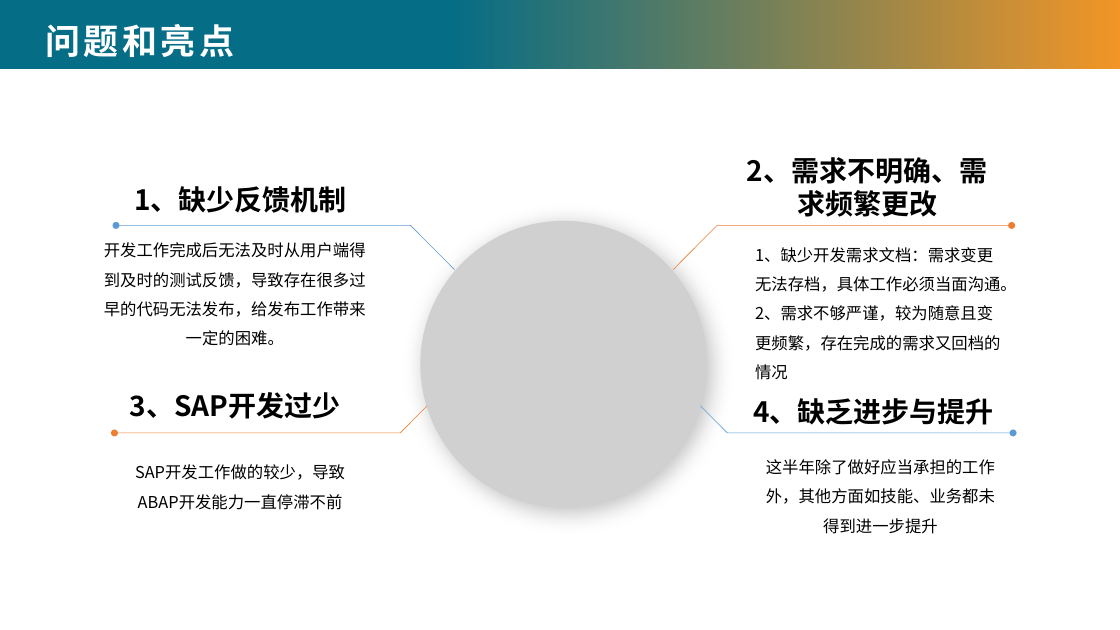
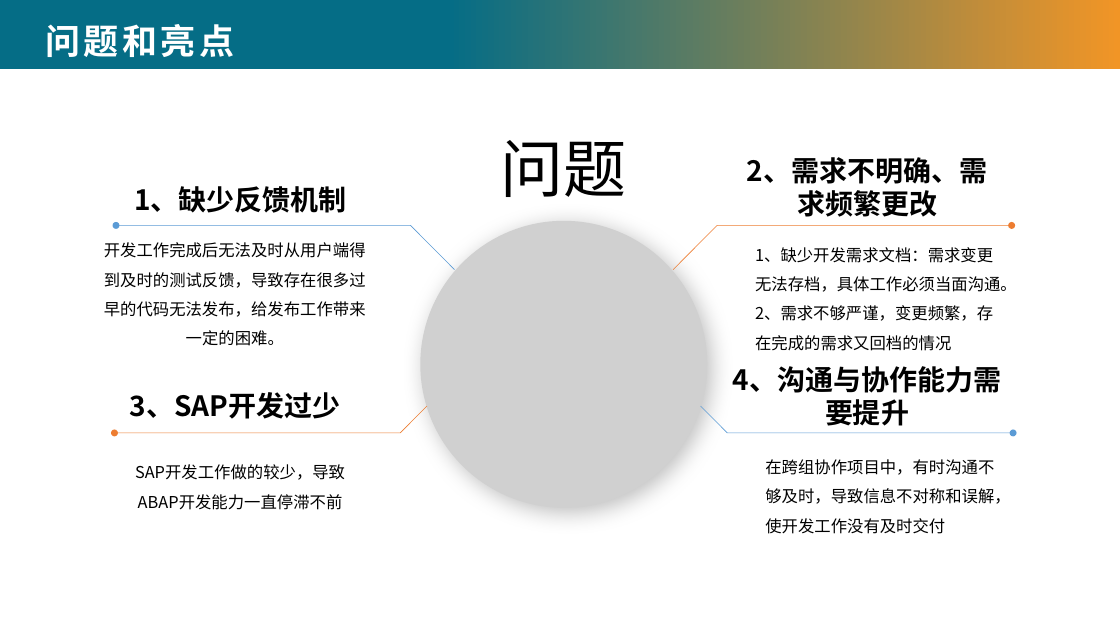
Before and after one commit to chenzz1228/MDG, a slide deck: slide 6 of 年中述职材料模板-职员.pptx. Drawn at 1120x630 pixels with LibreOffice and Linux fonts; fonts in the diff are those of the drawing; grey boxes stand for pictures; background and template pictures are left out. Boxes give left, top, right and bottom in pixels: in the first picture for what was removed or moved away, otherwise in the second. Text is boxed around its words. In the diff, an @@ line names an element or a change of style, - is before the commit and + after.

Commit message:
'2'

```diff
--- a/年中述职材料模板-职员.pptx
+++ b/年中述职材料模板-职员.pptx
@@ text added at (501, 140, 627, 197), 54 pt, text #000000 @@
+问题
@@ text at (755, 305, 993, 351): text changed @@
-2、需求不够严谨，较为随意且变更频繁，存在完成的需求又回档的情况
+2、需求不够严谨，变更频繁，存在完成的需求又回档的情况
@@ text at (733, 366, 1002, 426): text changed @@
-4、缺乏进步与提升
+4、沟通与协作能力需要提升
@@ text at (765, 459, 1010, 534): text changed @@
-这半年除了做好应当承担的工作外，其他方面如技能、业务都未得到进一步提升
+在跨组协作项目中，有时沟通不够及时，导致信息不对称和误解，使开发工作没有及时交付
```
Also in this commit, not shown: 3 other slides changed, 1 slide removed.
